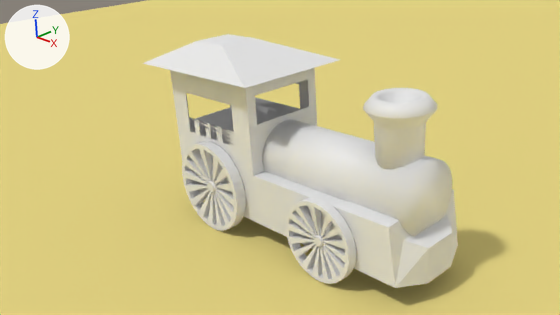
A saved change to the Blender file trem.blend.
One viewpoint serves both versions: the file's camera 'Camera'. The lights are fixed; the arrows at upper left show +X, +Y and +Z.

In view in the first picture: 'Caldeira', 'Chamine', 'Circle', 'Circle.001', 'CorpoTrem', 'Plane'.
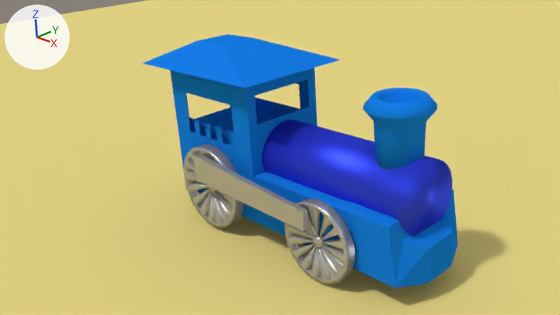
Commit message: Tentando achar os materiais e o guia das rodas correto

What differs and where, as boxes (x1, y1, x2, y2) in the pictures (560 x 315 px; the box of a moved part takes in the faces that stretch with it):
'CorpoTrem', recoloured (white to blue): (143, 34, 458, 288) in both
'Caldeira', recoloured (white to blue): (262, 120, 452, 236) in both
'Circle.001', recoloured, reshaped, moved: before (286, 198, 356, 284); after (285, 198, 355, 285)
'Chamine', recoloured: (363, 88, 437, 170) in both
'Circle', recoloured, reshaped, rescaled (6% narrower, 7% shorter): before (182, 141, 246, 231); after (184, 144, 244, 228)
'Plane.001', added: after (194, 154, 307, 231)
part 1 of me_circle_000, recoloured: before (286, 201, 349, 284); after (285, 202, 348, 285)
part 2 of me_circle_002, moved or reshaped: before (195, 141, 246, 228); after (188, 144, 244, 224)
part 3 of me_circle_002, recoloured: before (182, 145, 237, 231); after (184, 147, 236, 228)

The change, as a diff of the scene's bpy script:
```diff
--- a/trem.blend.py
+++ b/trem.blend.py
@@ mat_rodas_metal @@
+mat_rodas_metal = bpy.data.materials.new('Rodas_Metal')
+# nodes: BsdfAnisotropic, BsdfDiffuse, MixShader, OutputMaterial
+# colours: grey #b9b9b9
@@ mat_pintura @@
+mat_pintura = diffuse_material('Pintura')
+mat_pintura.base_color = (0.008, 0.199, 0.8)  # blue #167be7
@@ mat_caldeira @@
+mat_caldeira = bpy.data.materials.new('Caldeira')
+# nodes: BsdfAnisotropic, BsdfDiffuse, MixShader, OutputMaterial
+# colours: blue #3344e7
@@ me_cylinder_001 @@
 me_cylinder_001.from_pydata(...)  # 128 vertices, 114 faces; spans x -1.44..1.44, y -1.44..1.44, z -0.72..3.04
+me_cylinder_001.materials.append(mat_pintura)  # blue #167be7
@@ me_cylinder @@
 me_cylinder.from_pydata(...)  # 96 vertices, 66 faces; spans x -1.0..1.0, y -1.0..1.0, z -4.61..1.0
+me_cylinder.materials.append(mat_caldeira)
@@ me_cube @@
 me_cube.from_pydata(...)  # 84 vertices, 74 faces, 1 loose edge; spans x -2.25..5.12, y -1.39..1.34, z -1.1..2.71
-me_cube.materials.append(mat_material)  # white #e7e7e7
+me_cube.materials.append(mat_pintura)  # blue #167be7
@@ me_circle_000 @@
 me_circle_000.from_pydata(...)  # 1250 vertices, 1219 faces; spans x -1.0..1.0, y -1.0..1.0, z -0.12..0.12
 # used by ob_circle_001; location = (0.11, 1.13, 0.44); rotation_euler = (1.571, 0.0, 3.142), in degrees (90, 0, 180); scale = (-0.852, -0.852, -0.852)
+# me_circle_000 part 1: 1219 faces spanning x -1.0..1.0, y -1.0..1.0, z -0.12..0.12 switch from no material to mat_rodas_metal
@@ me_circle_002 @@
 me_circle_002.from_pydata(...)  # 1250 vertices, 1219 faces; spans x -1.0..1.0, y -1.0..1.0, z -0.12..0.12
 # used by ob_circle; location = (-3.3, 1.15, 0.62); rotation_euler = (1.571, 0.0, 3.142), in degrees (90, 0, 180); scale = (-1.05, -1.05, -1.05)
+# me_circle_002 part 2: 20 vertices moved from x -1.0..1.0, y -1.0..1.0, z 0.0 to x -0.91..0.91, y -0.91..0.91, z 0.0; 12 vertices removed from x -0.83..0.83, y -0.83..0.83, z 0.0; 12 vertices added at x -0.75..0.75, y -0.75..0.75, z 0.0
+# me_circle_002 part 3: 1043 faces spanning x -1.0..1.0, y -1.0..1.0, z -0.12..0.12 switch from no material to mat_rodas_metal
@@ me_plane_001 @@
+me_plane_001.from_pydata([(2.67, -0.79, -0.05), (-4.73, -1.03, 0.0), (2.67, 0.11, -0.05), (-4.73, 0.29, 0.0), (2.67, -0.79, -0.28), (-4.73, -1.03, -0.33), (2.67, 0.11, -0.28), (-4.73, 0.29, -0.33)], [], [(1, 3, 2, 0), (5, 4, 6, 7), (3, 1, 5, 7), (1, 0, 4, 5), (2, 3, 7, 6), (0, 2, 6, 4)])
+me_plane_001.materials.append(mat_rodas_metal)
@@ ob_circle_001 @@
 ob_circle_001 = bpy.data.objects.new('Circle.001', me_circle_000)
-ob_circle_001.location = (0.11, 1.13, 0.44)
+ob_circle_001.location = (0.11, 1.16, 0.44)
 ob_circle_001.rotation_euler = (1.571, 0.0, 3.142)  # degrees (90, 0, 180)
@@ ob_circle @@
 ob_circle.rotation_euler = (1.571, 0.0, 3.142)  # degrees (90, 0, 180)
-ob_circle.scale = (-1.05, -1.05, -1.05)
+ob_circle.scale = (-0.991, -0.991, -0.991)
 _m = ob_circle.modifiers.new('Mirror', 'MIRROR')
@@ ob_plane_001 @@
+ob_plane_001 = bpy.data.objects.new('Plane.001', me_plane_001)
+ob_plane_001.location = (-1.25, 1.29, 1.17)
+ob_plane_001.rotation_euler = (1.571, 0.0595, 0.0)  # degrees (90, 3.4, 0)
+ob_plane_001.scale = (0.47, 0.47, 0.47)
+_m = ob_plane_001.modifiers.new('Mirror', 'MIRROR')
+_m.use_axis = (False, True, False)
+_m.mirror_object = ob_empty
@@ ob_empty @@
+ob_empty = bpy.data.objects.new('Empty', None)
+ob_empty.location = (0.0, 0.0, 0.0)
```
